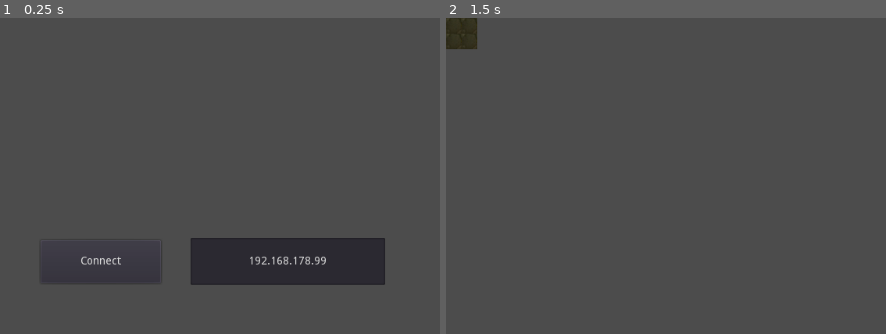
Above: before the commit, frames 1-2 (left to right).
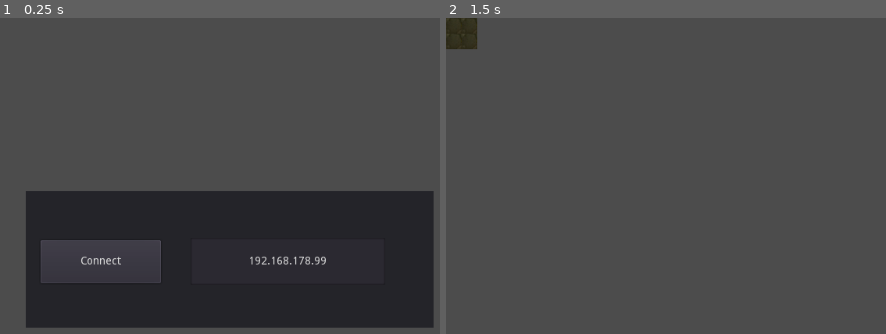
Above: after the commit, the same moments.

Repository: tbs1-bo/flipflapflop
Game: Godot game, scene res://Main.tscn
Same seed, same stepped clock (60 frames per second), same inputs: the game is played once before the commit and once after it. Before the commit the project starts from res://Connect.tscn.
Inputs:
- Up to frame 1 (0.25 s): no input
- Up to frame 2 (1.5 s): click "Connect" at 0.5 s; tap Enter at 1.25 s

The runs differ from the first frame. In frame 1, 30% of the frame differs, in the area x 5-99%, y 54-99%; in frame 2, nothing differs.
Error after the commit: Invalid call. Nonexistent function 'connect_to' in base 'Node2D (fff.gd)'. (res://Main.gd:14)

Commit message:
Connect -> Main

Diff:
--- a/godot_client/Connect.tscn
+++ /dev/null
@@ -1,24 +0,0 @@
-[gd_scene load_steps=2 format=2]
-
-[ext_resource path="res://Connect.gd" type="Script" id=1]
-
-[node name="Connect" type="Control"]
-anchor_right = 1.0
-anchor_bottom = 1.0
-script = ExtResource( 1 )
-
-[node name="Button" type="Button" parent="."]
-margin_left = 52.0
-margin_top = 285.0
-margin_right = 206.0
-margin_bottom = 340.0
-text = "Connect"
-
-[node name="LineEdit" type="LineEdit" parent="."]
-margin_left = 244.0
-margin_top = 282.0
-margin_right = 493.0
-margin_bottom = 342.0
-text = "192.168.178.99"
-align = 1
-[connection signal="pressed" from="Button" to="." method="_on_Button_pressed"]
--- a/godot_client/Connect.gd
+++ b/godot_client/Main.gd
@@ -1,5 +1,4 @@
 extends Control
-
 
 # Called when the node enters the scene tree for the first time.
 func _ready():
@@ -9,9 +8,7 @@
 #func _process(delta):
 #	pass
 
-
-func _on_Button_pressed():
-	#var fff = preload("res://fff.tscn").instance()
-	get_tree().change_scene("res://fff.tscn")
-	#add_child(fff)
-	hide()
+func _on_ButtonConnect_pressed():
+	$fff.visible = true
+	$PanelConfig.hide()
+	$fff.connect_to($PanelConfig/LineEditIpAdress.text)
--- /dev/null
+++ b/godot_client/Main.tscn
@@ -0,0 +1,34 @@
+[gd_scene load_steps=3 format=2]
+
+[ext_resource path="res://Main.gd" type="Script" id=1]
+[ext_resource path="res://fff.tscn" type="PackedScene" id=2]
+
+[node name="Main" type="Control"]
+anchor_right = 1.0
+anchor_bottom = 1.0
+script = ExtResource( 1 )
+
+[node name="PanelConfig" type="Panel" parent="."]
+margin_left = 33.0
+margin_top = 222.0
+margin_right = 555.0
+margin_bottom = 397.0
+
+[node name="ButtonConnect" type="Button" parent="PanelConfig"]
+margin_left = 19.0
+margin_top = 63.0
+margin_right = 173.0
+margin_bottom = 118.0
+text = "Connect"
+
+[node name="LineEditIpAdress" type="LineEdit" parent="PanelConfig"]
+margin_left = 211.0
+margin_top = 60.0
+margin_right = 460.0
+margin_bottom = 120.0
+text = "192.168.178.99"
+align = 1
+
+[node name="fff" parent="." instance=ExtResource( 2 )]
+visible = false
+[connection signal="pressed" from="PanelConfig/ButtonConnect" to="." method="_on_ButtonConnect_pressed"]
--- a/godot_client/project.godot
+++ b/godot_client/project.godot
@@ -16,7 +16,7 @@
 [application]
 
 config/name="FlipFlapFlop"
-run/main_scene="res://Connect.tscn"
+run/main_scene="res://Main.tscn"
 config/icon="res://icon.png"
 
 [rendering]
